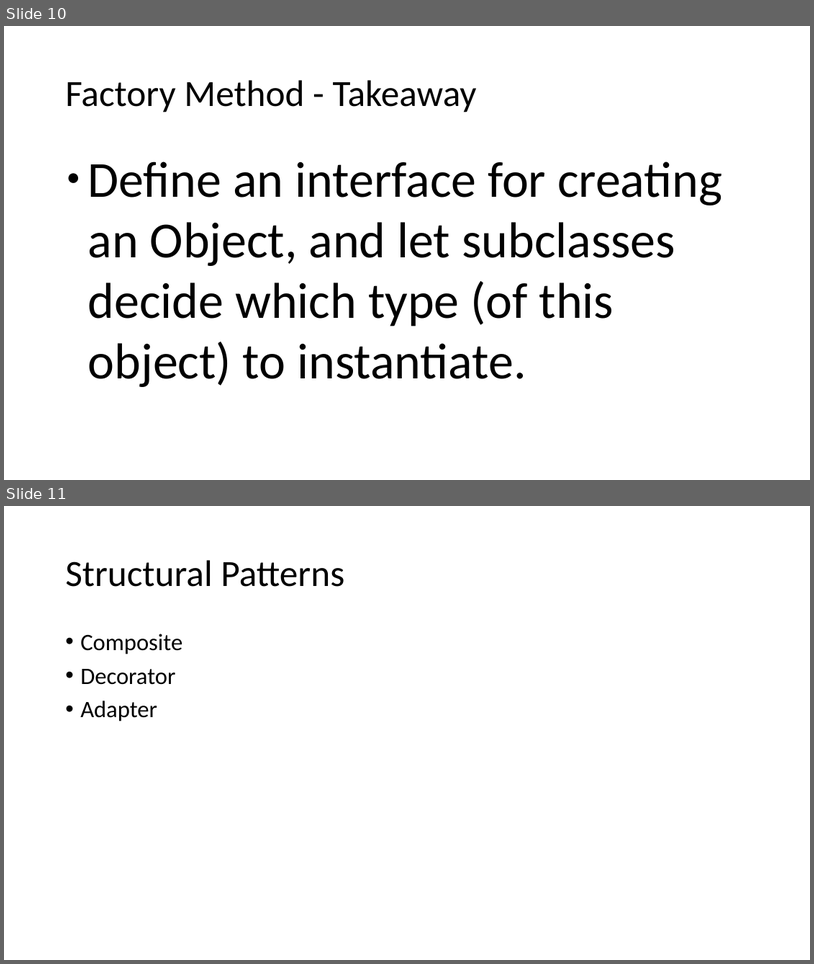
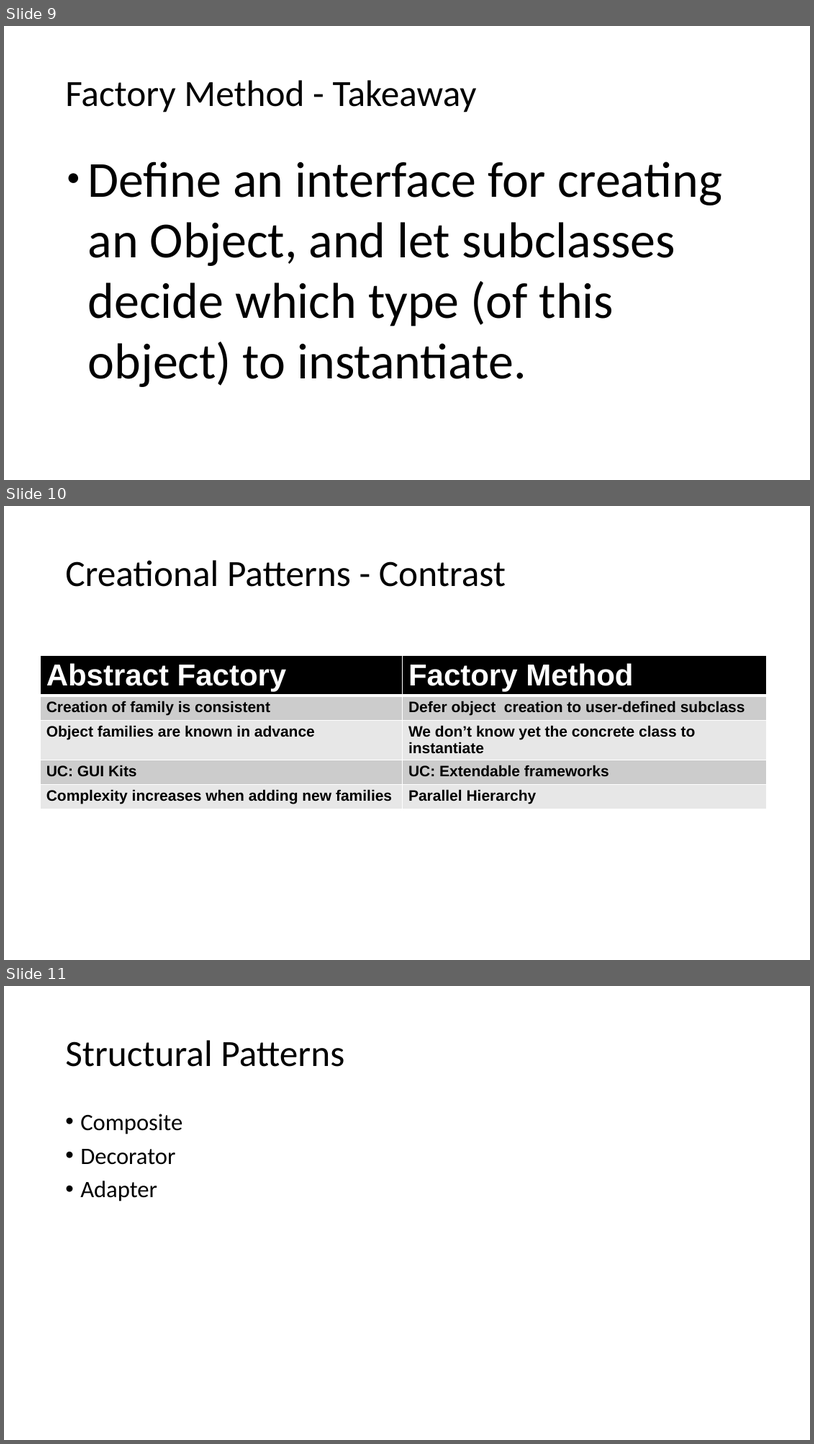
Before and after one commit to lzbair/OO-Paradigm, a slide deck: design-patterns/introduction.pptx. Shown one above the other, each under a label of ours: slides 10 and 11 before the commit, slides 9, 10 and 11 after it. The pictures are 814x964 and 814x1444 pixels, drawn with LibreOffice and Linux fonts; fonts in the diff are those of the drawing. Boxes give left, top, right and bottom in pixels: in the first picture for what was removed or moved away, otherwise in the second. Text is boxed around its words. In the diff, an @@ line names an element or a change of style, - is before the commit and + after.

Commit message:
Add uml diagram + Adapter pattern

```diff
--- a/design-patterns/introduction.pptx
+++ b/design-patterns/introduction.pptx
@@ slide 10 added at <box>4,506,810,960</box>, background #FFFFFF @@
@@ text added at <box>65,560,506,587</box>, 44 pt, text #000000 @@
+Creational Patterns - Contrast
@@ table added at <box>40,656,767,814</box>, 5 rows, 2 columns @@
+Abstract Factory | Factory Method
+Creation of family is consistent | Defer object creation to user-defined subclass
+Object families are known in advance | We don’t know yet the concrete class to instantiate
+UC: GUI Kits | UC: Extendable frameworks
+Complexity increases when adding new families | Parallel Hierarchy
@@ what was slide 10 is now slide 9 @@
```
Also in this commit, not shown: 3 slides changed, 4 other slides added, 1 slide removed, 5 other files.
